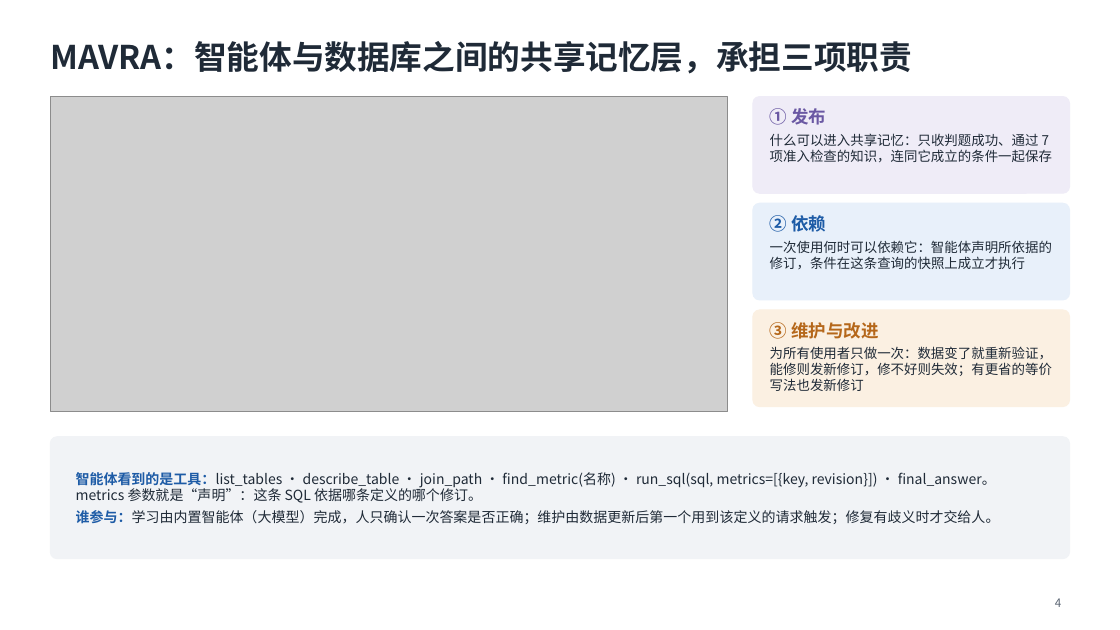
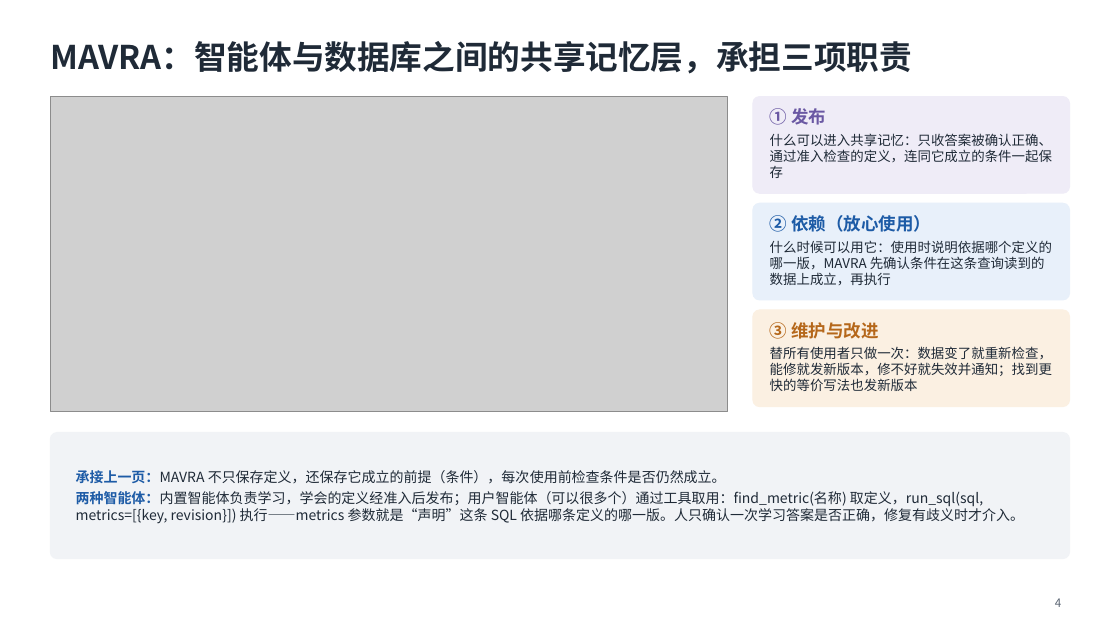
Before and after one commit to mmmttt000045/agent4db-adapter, a slide deck: slide 4 of docs/mavra-system.pptx. Drawn at 1120x630 pixels with LibreOffice and Linux fonts; fonts in the diff are those of the drawing; grey boxes stand for pictures. Boxes give left, top, right and bottom in pixels: in the first picture for what was removed or moved away, otherwise in the second. Text is boxed around its words. In the diff, an @@ line names an element or a change of style, - is before the commit and + after.

```diff
--- a/docs/mavra-system.pptx
+++ b/docs/mavra-system.pptx
@@ text at (770, 133, 1052, 178): text changed @@
-什么可以进入共享记忆：只收判题成功、通过 7 项准入检查的知识，连同它成立的条件一起保存
+什么可以进入共享记忆：只收答案被确认正确、通过准入检查的定义，连同它成立的条件一起保存
@@ text at (770, 215, 931, 232): text changed @@
-② 依赖
+② 依赖（放心使用）
@@ text at (770, 241, 1052, 285): text changed @@
-一次使用何时可以依赖它：智能体声明所依据的修订，条件在这条查询的快照上成立才执行
+什么时候可以用它：使用时说明依据哪个定义的哪一版，MAVRA 先确认条件在这条查询读到的数据上成立，再执行
@@ text at (770, 346, 1052, 391): text changed @@
-为所有使用者只做一次：数据变了就重新验证，能修则发新修订，修不好则失效；有更省的等价写法也发新修订
+替所有使用者只做一次：数据变了就重新检查，能修就发新版本，修不好就失效并通知；找到更快的等价写法也发新版本
@@ rounded rectangle: place and size @@
-rounded rectangle at (50, 437, 1070, 559)
+rounded rectangle at (50, 433, 1070, 559)
@@ rounded rectangle at (50, 433, 1070, 559): proportions changed @@
@@ text at (76, 470, 1024, 524): text changed @@
-智能体看到的是工具：list_tables · describe_table · join_path · find_metric(名称) · run_sql(sql, metrics=[{key, revision}]) · final_answer。metrics 参数就是“声明”：这条 SQL 依据哪条定义的哪个修订。
-谁参与：学习由内置智能体（大模型）完成，人只确认一次答案是否正确；维护由数据更新后第一个用到该定义的请求触发；修复有歧义时才交给人。
+承接上一页：MAVRA 不只保存定义，还保存它成立的前提（条件），每次使用前检查条件是否仍然成立。
+两种智能体：内置智能体负责学习，学会的定义经准入后发布；用户智能体（可以很多个）通过工具取用：find_metric(名称) 取定义，run_sql(sql, metrics=[{key, revision}]) 执行——metrics 参数就是“声明”这条 SQL 依据哪条定义的哪一版。人只确认一次学习答案是否正确，修复有歧义时才介入。
```
Also in this commit, not shown: 9 other slides changed, 2 other files.
